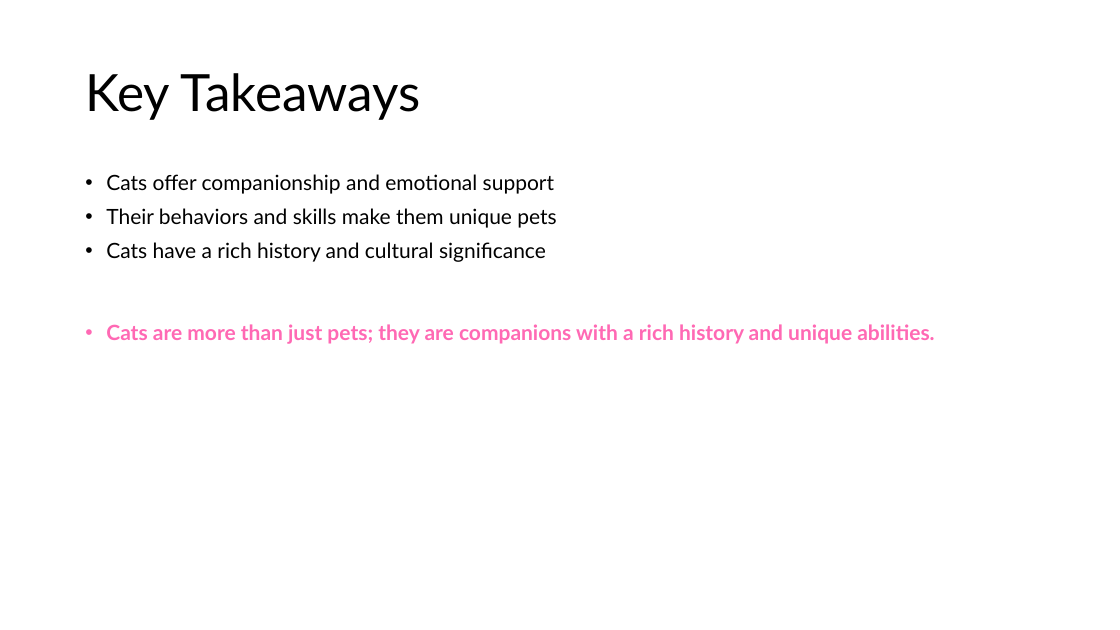
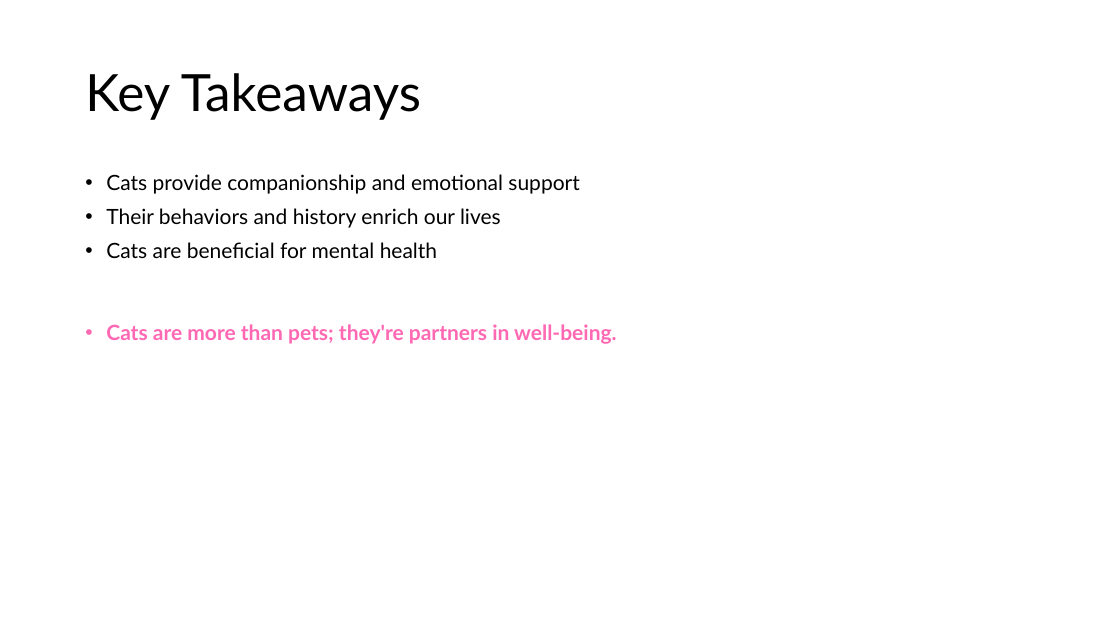
Before and after one commit to drubaga/SlideAI, a slide deck: slide 11 of output/The_Benefits_of_Having_Cats_at_Home.pptx. Drawn at 1120x630 pixels with LibreOffice and Linux fonts; fonts in the diff are those of the drawing. Boxes give left, top, right and bottom in pixels: in the first picture for what was removed or moved away, otherwise in the second. Text is boxed around its words. In the diff, an @@ line names an element or a change of style, - is before the commit and + after.

Commit message:
feat(api): add single endpoint to generate .pptx from prompt and text input

```diff
--- a/output/The_Benefits_of_Having_Cats_at_Home.pptx
+++ b/output/The_Benefits_of_Having_Cats_at_Home.pptx
@@ text at box(106, 174, 616, 344): text changed @@
-• Cats offer companionship and emotional support
-• Their behaviors and skills make them unique pets
-• Cats have a rich history and cultural significance
-• Cats are more than just pets; they are companions with a rich history and unique abilities.
+• Cats provide companionship and emotional support
+• Their behaviors and history enrich our lives
+• Cats are beneficial for mental health
+• Cats are more than pets; they're partners in well-being.
```
Also in this commit, not shown: 10 other slides changed, 1 slide added, 1 slide removed, 1 other file.
